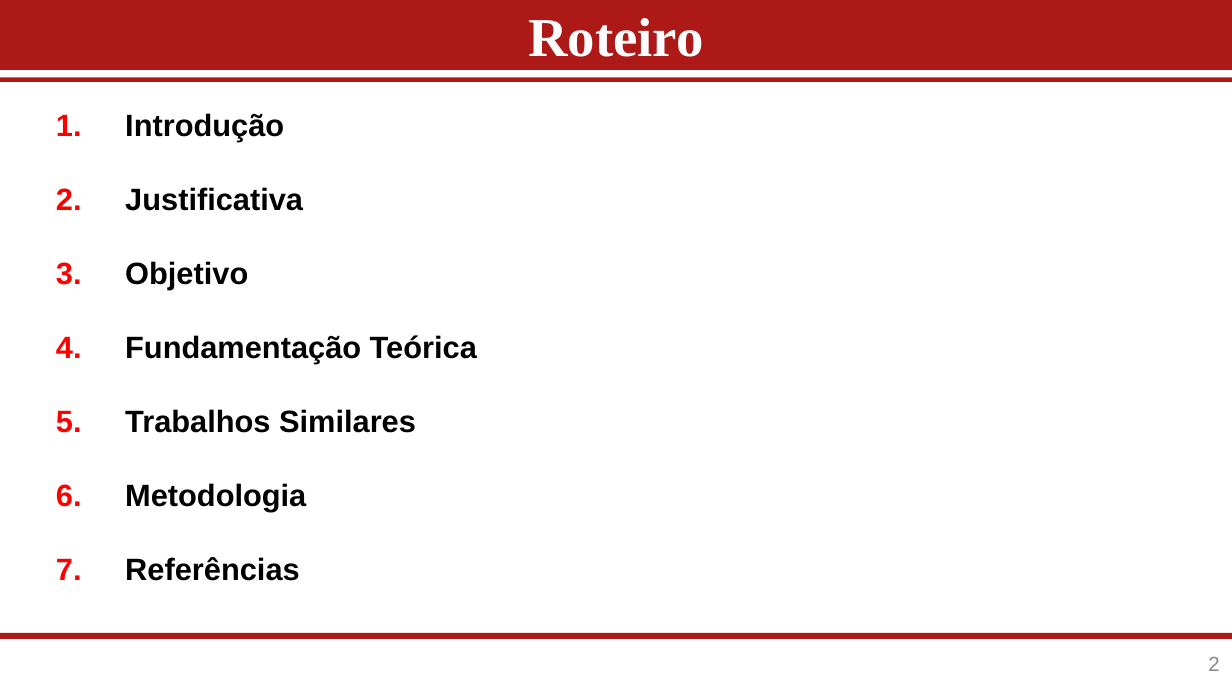
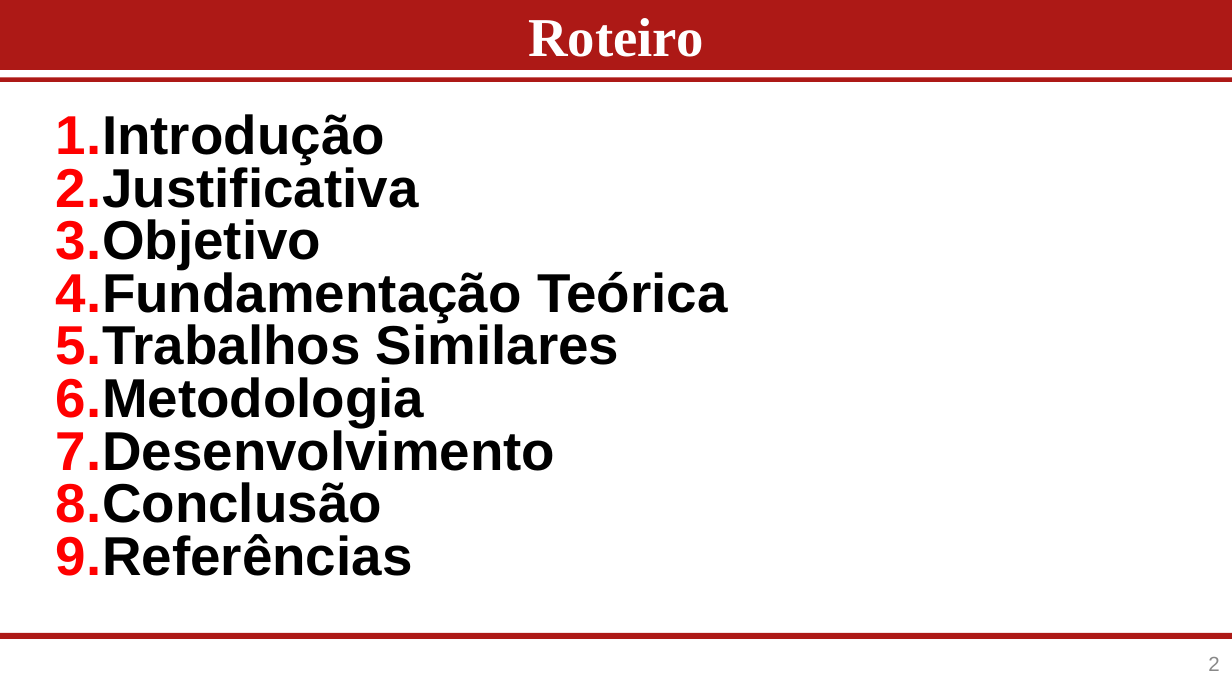
Before and after one commit to Bruno-G-arcia/OnurbPotions, a slide deck: slide 2 of Apresentacao_TGI_ADS_2022-1-Bruno.pptx. Drawn at 1232x693 pixels with LibreOffice and Linux fonts; fonts in the diff are those of the drawing; background and template pictures are left out. Boxes give left, top, right and bottom in pixels: in the first picture for what was removed or moved away, otherwise in the second. Text is boxed around its words. In the diff, an @@ line names an element or a change of style, - is before the commit and + after.

```diff
--- a/Apresentacao_TGI_ADS_2022-1-Bruno.pptx
+++ b/Apresentacao_TGI_ADS_2022-1-Bruno.pptx
@@ text at [56, 114, 728, 576]: size 18 to 32 pt in "Introdução", "Justificativa", "Objetivo", "Fundamentação Teórica" and 3 more places; indent changed; less space between paragraphs @@
@@ text at [56, 426, 555, 523]: paragraphs added @@
+7. Desenvolvimento
+8. Conclusão
```
Also in this commit, not shown: 1 other slide changed, 2 slides added, 1 other file.
